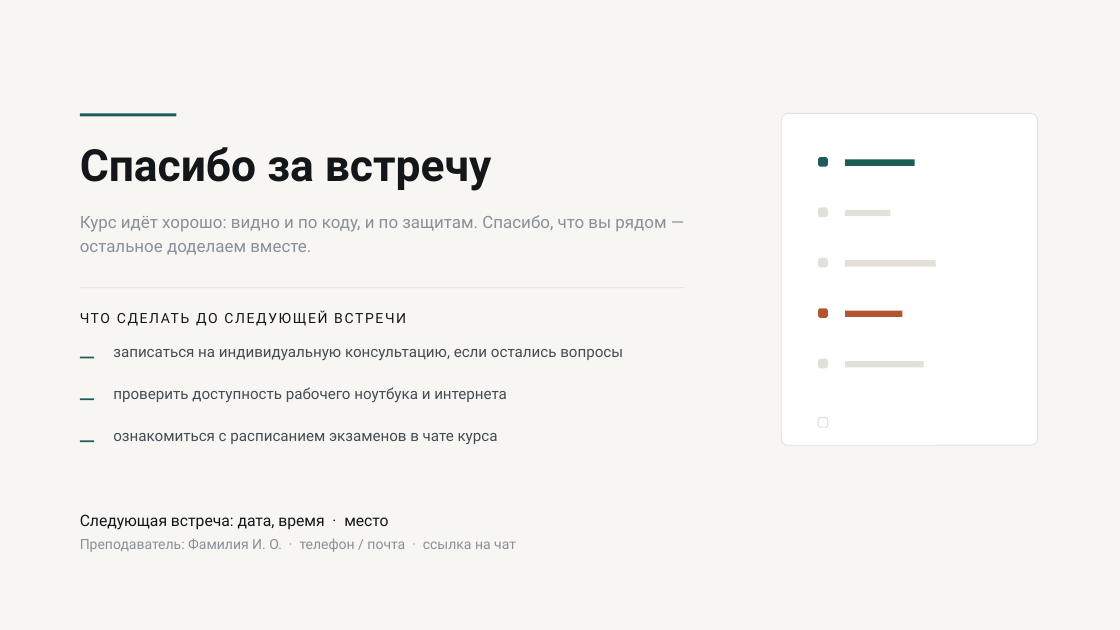
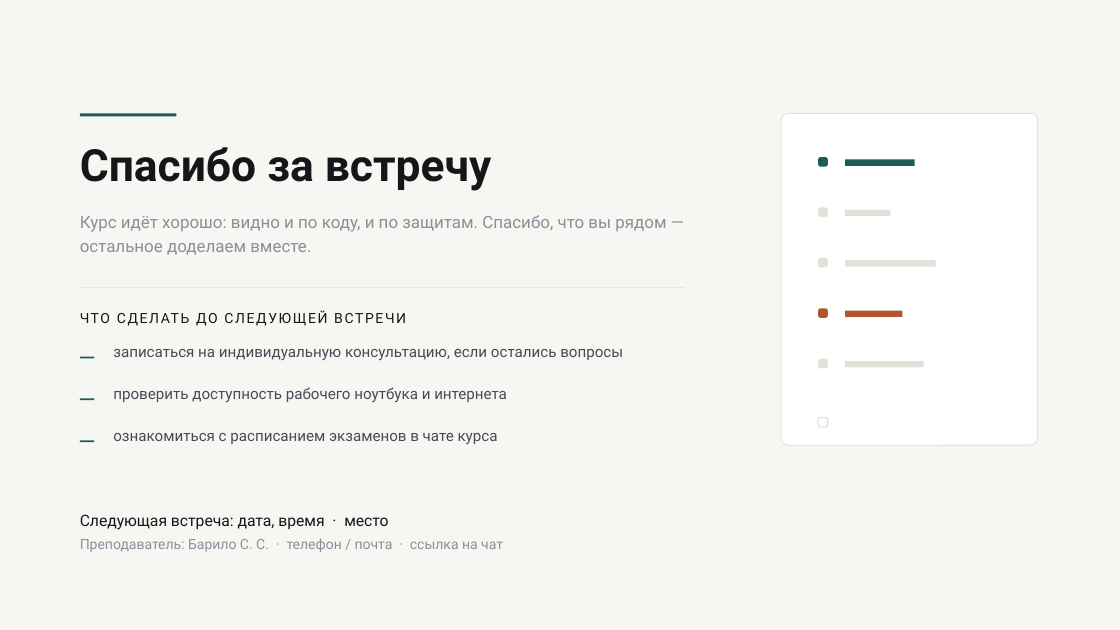
Before and after one commit to gadpam/game, a slide deck: slide 22 of presentation/out/Родительское_собрание_3_курс.pptx (slide 20 before the commit). Drawn at 1120x630 pixels with LibreOffice and Linux fonts; fonts in the diff are those of the drawing. Boxes give left, top, right and bottom in pixels: in the first picture for what was removed or moved away, otherwise in the second. Text is boxed around its words. In the diff, an @@ line names an element or a change of style, - is before the commit and + after.

```diff
--- a/presentation/out/Родительское_собрание_3_курс.pptx
+++ b/presentation/out/Родительское_собрание_3_курс.pptx
@@ text at (x1=80, y1=538, x2=503, y2=552): text changed @@
-Преподаватель: Фамилия И. О. · телефон / почта · ссылка на чат
+Преподаватель: Барило С. С. · телефон / почта · ссылка на чат
```
Also in this commit, not shown: 14 other slides changed, 7 slides added, 5 slides removed, 5 other files.
